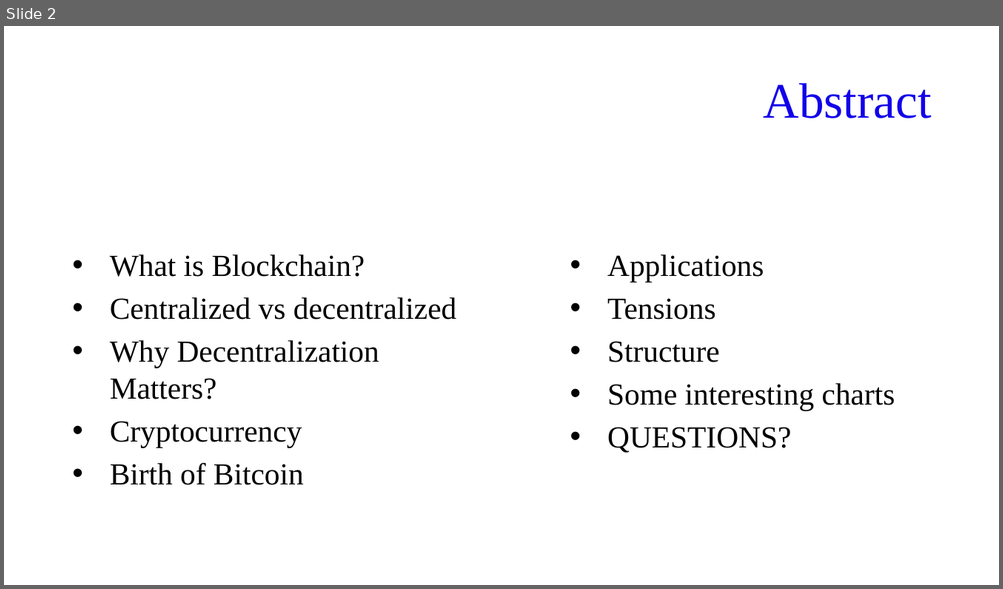
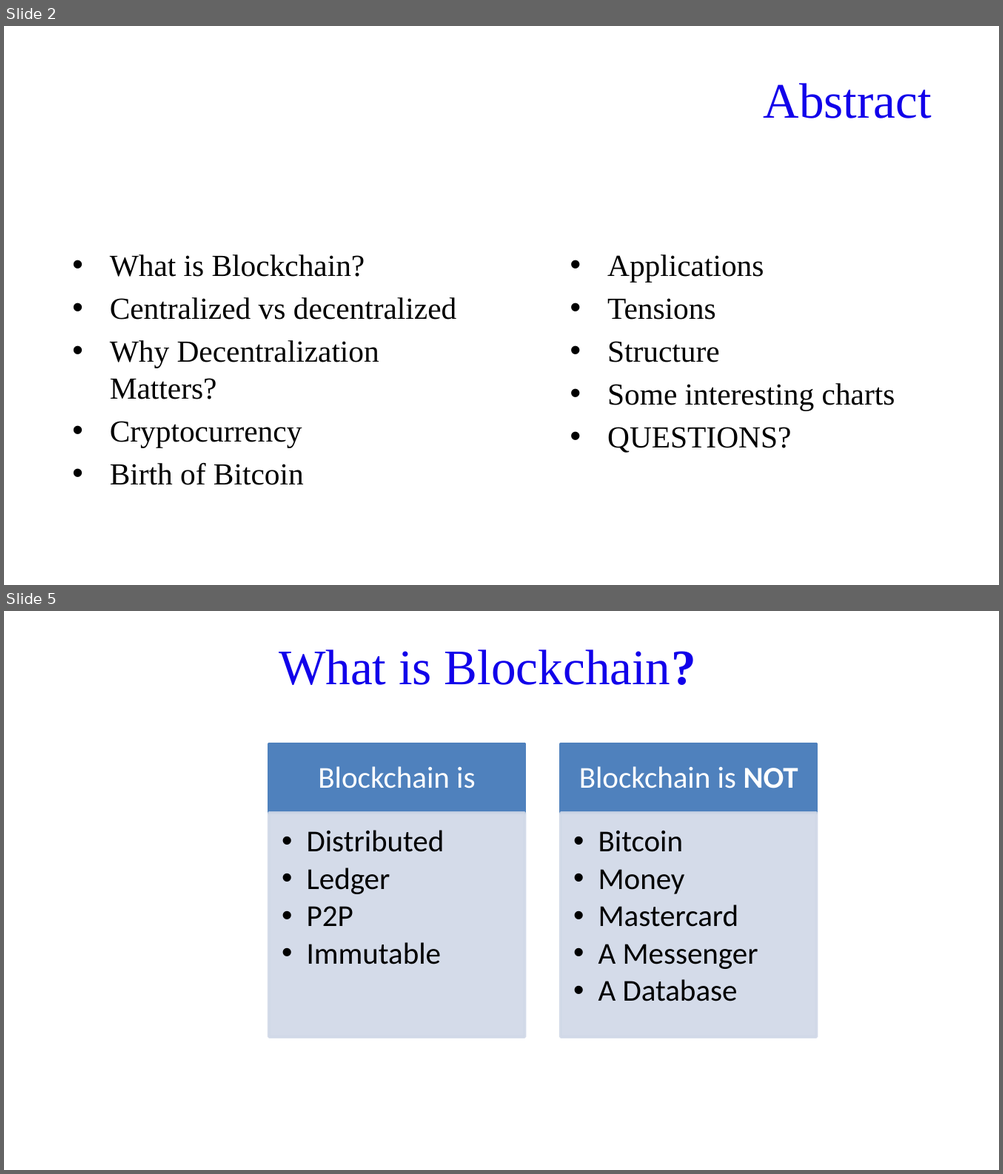
Before and after one commit to FIVIL/KtuPresentation, a slide deck: Blockchain 101.pptx. Shown one above the other, each under a label of ours: slide 2 before the commit, slides 2 and 5 after it; the slides between them are not shown. The pictures are 1003x589 and 1003x1174 pixels, drawn with LibreOffice and Linux fonts; fonts in the diff are those of the drawing; background and template pictures are left out. Boxes give left, top, right and bottom in pixels: in the first picture for what was removed or moved away, otherwise in the second. Text is boxed around its words. In the diff, an @@ line names an element or a change of style, - is before the commit and + after.

```diff
--- a/Blockchain 101.pptx
+++ b/Blockchain 101.pptx
@@ slide 5 added at <box>4,611,999,1170</box>, background picture (left out) @@
@@ title added at <box>279,649,696,685</box>, 36 pt, text #1100EA @@
+What is Blockchain?
@@ group added at <box>269,744,816,1037</box>: 4 rectangles, 4 texts @@
+Blockchain is
+  • Distributed
+  • Ledger
+  • P2P
+  • Immutable
+Blockchain is NOT
+  • Bitcoin
+  • Money
+  • Mastercard
+  • A Messenger
+  • A Database
```
Also in this commit, not shown: 1 slide changed, 1 other slide added.
